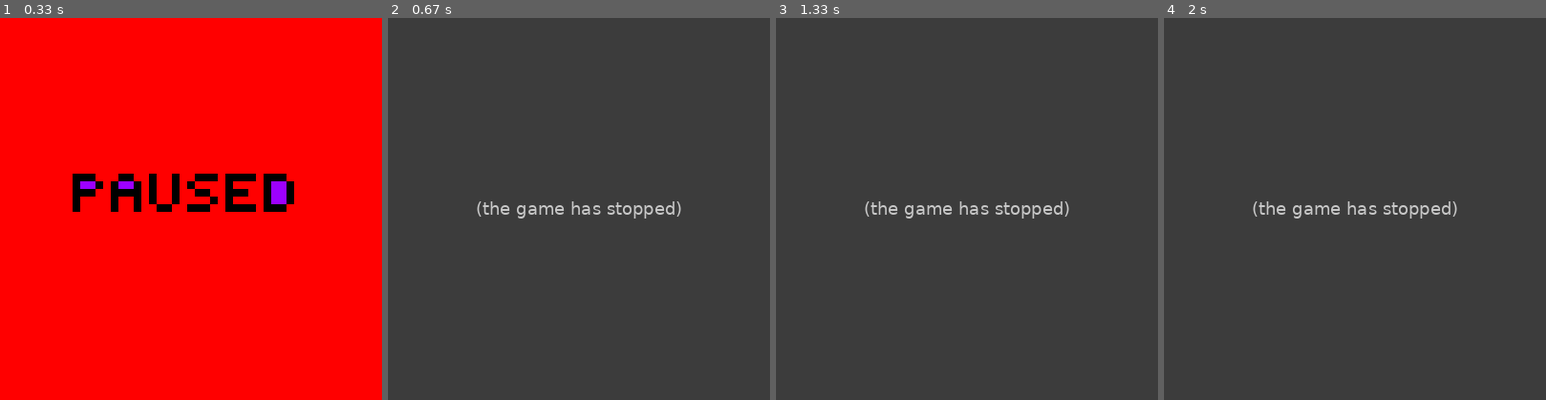
Above: before the commit, frames 1-4 (left to right).
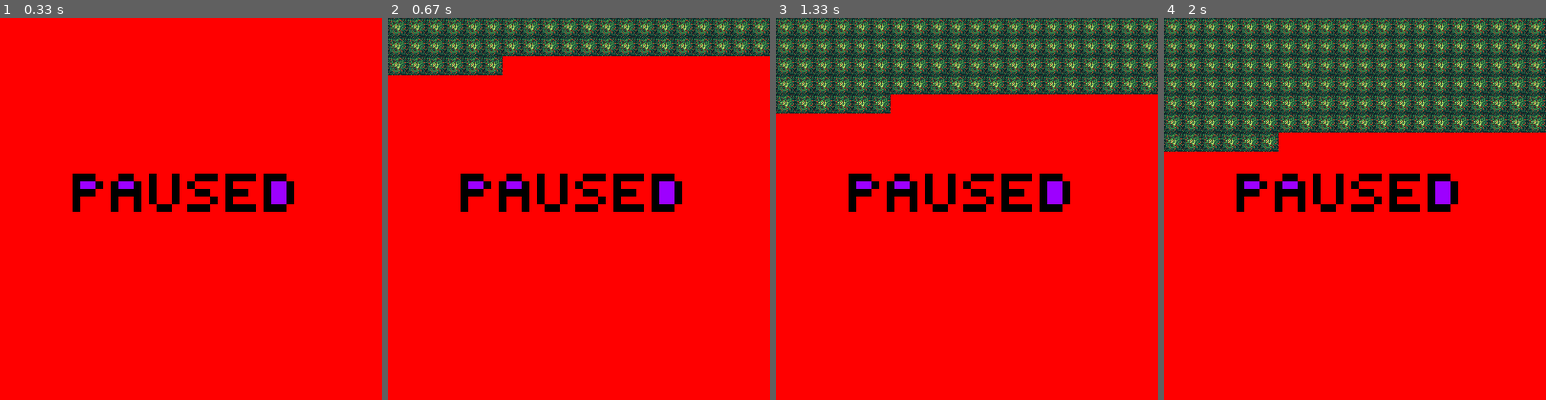
Above: after the commit, the same moments.

Repository: patrcoff/pysweeper
Game: pygame game, started from minepygame.py
Two runs of this game, one before a commit and one after it. Both use one fixed random seed, a clock stepped at 60 frames per second and the inputs below.
Inputs:
- Up to frame 1 (0.33 s): no input
- Up to frame 2 (0.67 s): hold Esc from 0.33 s (still down)
- Up to frame 3 (1.33 s): release Esc at 0.8 s
- Up to frame 4 (2 s): no input

Frame 1 is identical in both runs. In frame 2, 100% of the frame differs, in the area x 0-100%, y 0-100%; in frame 3, 100%; in frame 4, 100%.
Before the commit the program exited at 0.5 s; later frames show no game.

Commit message:
mods esc behaviour to toggle pause/game not close

Diff:
--- a/minepygame.py
+++ b/minepygame.py
@@ -296,8 +296,8 @@
         for event in pygame.event.get():
             if event.type == KEYDOWN:
                 if event.key == K_ESCAPE:
-                    running = False
-                    break
+                    refresh_board(map)#,new = False)
+                    game = True
             elif event.type == QUIT:
                 running = False
 
Not shown, changed: README.md
